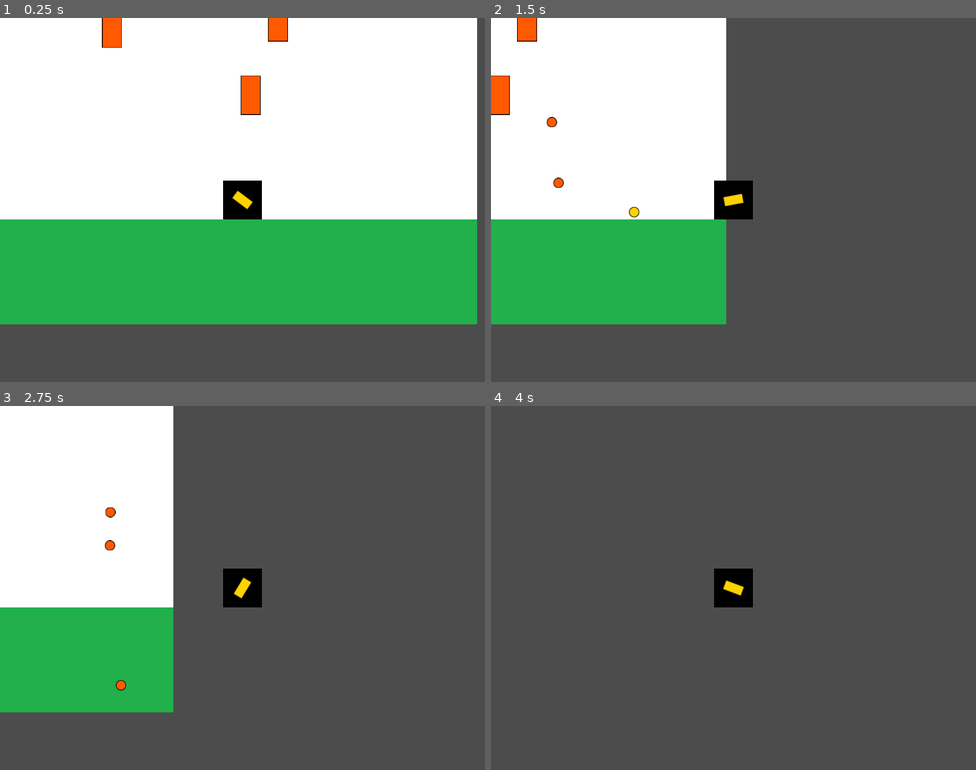
Above: before the commit, frames 1-4 (two rows, left to right).
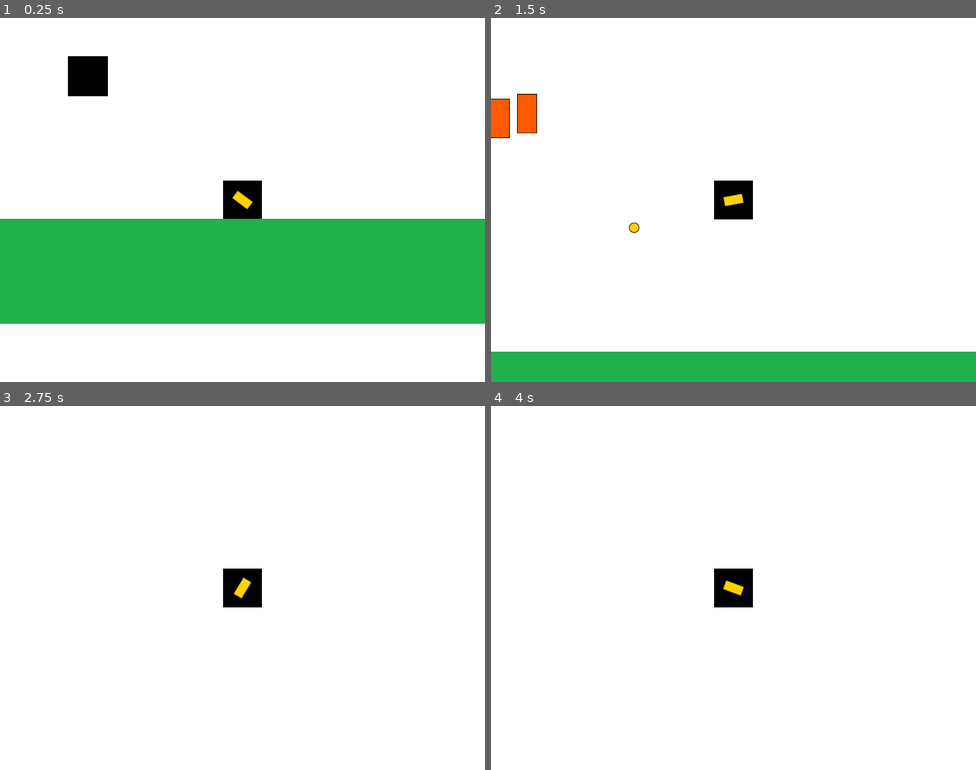
Above: after the commit, the same moments.

Repository: NahuelIglesias/Videojuegos-Desafio3
Game: Godot game, scene res://Main.tscn
Same seed, same stepped clock (60 frames per second), same inputs: the game is played once before the commit and once after it.
Inputs (mouse positions are in pixels of both pictures, inside the frame that each line leads up to):
- Up to frame 1 (0.25 s): no input
- Up to frame 2 (1.5 s): tap Enter at 0.5 s; move the mouse to (840, 181) at 0.52 s; hold D (move_right) 0.53-1.28 s; tap W (jump, bound only after the commit) at 0.6, 0.77, 1.07 s; move the mouse to (636, 218) at 1.27 s; hold A (move_left) from 1.28 s (still down); click (636, 218) at 1.35 s
- Up to frame 3 (2.75 s): tap W (jump, bound only after the commit) at 1.52, 1.55, 1.82, 2.1 s; move the mouse to (291, 507) at 2.02 s; release A (move_left) at 2.03 s; hold D (move_right) from 2.03 s (still down)
- Up to frame 4 (4 s): move the mouse to (709, 660) at 2.77 s; click (709, 660) at 2.85 s; tap W (jump, bound only after the commit) at 3.02, 3.05, 3.32, 3.6, 3.77 s; tap Space at 3.5 s; move the mouse to (879, 642) at 3.52 s; release D (move_right) at 3.53 s; hold A (move_left) from 3.53 s (still down)

The runs differ from the first frame. In frame 1, 19% of the frame differs, in the area x 0-100%, y 0-100%; in frame 2, 74%; in frame 3, 79%; in frame 4, 99%.

Commit message:
3rd challenge solution

Diff:
--- a/Desafio3/desafio3/Main.gd
+++ b/Desafio3/desafio3/Main.gd
@@ -6,4 +6,3 @@
 func _ready():
 	randomize()
 	player.initialize(self)
-	turret_spawner.initialize(player)
--- a/Desafio3/desafio3/Main.tscn
+++ b/Desafio3/desafio3/Main.tscn
@@ -1,23 +1,27 @@
-[gd_scene load_steps=7 format=2]
+[gd_scene load_steps=9 format=2]
 
 [ext_resource path="res://entities/player/Player.tscn" type="PackedScene" id=1]
 [ext_resource path="res://assets/textures/background.png" type="Texture" id=2]
 [ext_resource path="res://Main.gd" type="Script" id=3]
 [ext_resource path="res://entities/enemies/Turret.tscn" type="PackedScene" id=4]
 [ext_resource path="res://entities/enemies/TurretsSpawner.gd" type="Script" id=5]
-[ext_resource path="res://assets/textures/floor.png" type="Texture" id=6]
+[ext_resource path="res://entities/world/Floor.tscn" type="PackedScene" id=6]
+[ext_resource path="res://assets/textures/player.png" type="Texture" id=7]
+
+[sub_resource type="RectangleShape2D" id=1]
+extents = Vector2( 33, 33 )
 
 [node name="Main" type="Node"]
 script = ExtResource( 3 )
 
-[node name="Background" type="TextureRect" parent="."]
+[node name="CanvasLayer" type="CanvasLayer" parent="."]
+layer = -1
+
+[node name="Background" type="TextureRect" parent="CanvasLayer"]
 anchor_right = 1.0
 anchor_bottom = 1.0
 texture = ExtResource( 2 )
 expand = true
-__meta__ = {
-"_edit_use_anchors_": false
-}
 
 [node name="Player" parent="." instance=ExtResource( 1 )]
 position = Vector2( 413.003, 395.272 )
@@ -25,11 +29,22 @@
 [node name="Camera2D" type="Camera2D" parent="Player"]
 current = true
 
-[node name="Floor" type="Sprite" parent="."]
-position = Vector2( 400, 513.5 )
-scale = Vector2( 12.1212, 2.62121 )
-texture = ExtResource( 6 )
+[node name="Floor" parent="." instance=ExtResource( 6 )]
+
+[node name="Floor2" parent="." instance=ExtResource( 6 )]
+position = Vector2( 1200, 513 )
 
 [node name="TurretsSpawner" type="Node" parent="."]
 script = ExtResource( 5 )
 turret_scene = ExtResource( 4 )
+
+[node name="Cube" type="RigidBody2D" parent="."]
+
+[node name="Sprite" type="Sprite" parent="Cube"]
+position = Vector2( 158, 189 )
+scale = Vector2( 1.03125, 1.03125 )
+texture = ExtResource( 7 )
+
+[node name="CollisionShape2D" type="CollisionShape2D" parent="Cube"]
+position = Vector2( 158, 189 )
+shape = SubResource( 1 )
--- a/Desafio3/desafio3/entities/enemies/Turret.gd
+++ b/Desafio3/desafio3/entities/enemies/Turret.gd
@@ -5,17 +5,29 @@
 
 export (PackedScene) var projectile_scene
 
-var player
+var target:Node2D
 var projectile_container
 
-func initialize(container, turret_pos, player, projectile_container):
+func _ready():
+	fire_timer.connect("timeout", self, "fire_at_player")
+
+func initialize(container, turret_pos, projectile_container):
 	container.add_child(self)
 	global_position = turret_pos
-	self.player = player
 	self.projectile_container = projectile_container
-	fire_timer.connect("timeout", self, "fire_at_player")
-	fire_timer.start()
 
 func fire_at_player():
 	var proj_instance = projectile_scene.instance()
-	proj_instance.initialize(projectile_container, fire_position.global_position, fire_position.global_position.direction_to(player.global_position))
+	proj_instance.initialize(projectile_container, fire_position.global_position, fire_position.global_position.direction_to(target.global_position))
+
+
+func _on_DetectionArea_body_entered(body):
+	if target == null:
+		target = body
+		fire_timer.start()
+
+
+func _on_DetectionArea_body_exited(body):
+	if body == target:
+		target = null
+		fire_timer.stop()
--- a/Desafio3/desafio3/entities/enemies/Turret.tscn
+++ b/Desafio3/desafio3/entities/enemies/Turret.tscn
@@ -1,8 +1,11 @@
-[gd_scene load_steps=4 format=2]
+[gd_scene load_steps=5 format=2]
 
 [ext_resource path="res://assets/textures/turret.png" type="Texture" id=1]
 [ext_resource path="res://entities/enemies/Turret.gd" type="Script" id=2]
 [ext_resource path="res://entities/enemies/TurretProjectile.tscn" type="PackedScene" id=3]
+
+[sub_resource type="CircleShape2D" id=1]
+radius = 205.0
 
 [node name="Turret" type="Sprite"]
 texture = ExtResource( 1 )
@@ -13,3 +16,13 @@
 
 [node name="FirePosition" type="Position2D" parent="."]
 position = Vector2( 0, -30.0339 )
+
+[node name="DetectionArea" type="Area2D" parent="."]
+collision_layer = 0
+collision_mask = 2
+
+[node name="CollisionShape2D" type="CollisionShape2D" parent="DetectionArea"]
+shape = SubResource( 1 )
+
+[connection signal="body_entered" from="DetectionArea" to="." method="_on_DetectionArea_body_entered"]
+[connection signal="body_exited" from="DetectionArea" to="." method="_on_DetectionArea_body_exited"]
--- a/Desafio3/desafio3/entities/enemies/TurretsSpawner.gd
+++ b/Desafio3/desafio3/entities/enemies/TurretsSpawner.gd
@@ -2,11 +2,14 @@
 
 export (PackedScene) var turret_scene
 
-func initialize(player):
+func _ready():
+	call_deferred("initialize")
+
+func initialize():
 	var visible_rect:Rect2 = get_viewport().get_visible_rect()
 	for i in 3:
 		var turret_instance = turret_scene.instance()
 
-		var turret_pos:Vector2 = Vector2(rand_range(visible_rect.position.x, visible_rect.end.x), rand_range(visible_rect.position.y + 30, player.global_position.y - 50))
+		var turret_pos:Vector2 = Vector2(rand_range(visible_rect.position.x, visible_rect.end.x), rand_range(visible_rect.position.y + 30, 50))
 
-		turret_instance.initialize(self, turret_pos, player, self)
+		turret_instance.initialize(self, turret_pos, self)
--- a/Desafio3/desafio3/entities/player/Player.gd
+++ b/Desafio3/desafio3/entities/player/Player.gd
@@ -1,10 +1,13 @@
-extends Sprite
+extends KinematicBody2D
+class_name Player
 
 onready var cannon = $Cannon
 
 export (float) var ACCELERATION:float = 20.0
 export (float) var H_SPEED_LIMIT:float = 600.0
 export (float) var FRICTION_WEIGHT:float = 0.1
+export (float) var JUMP_SPEED:float = -300
+export (float) var GRAVITY:float = 5
 
 var velocity:Vector2 = Vector2.ZERO
 var projectile_container
@@ -13,8 +16,7 @@
 	self.projectile_container = projectile_container
 	cannon.projectile_container = projectile_container
 
-func _physics_process(delta):
-
+func _get_input():
 	# Cannon rotation
 	var mouse_position:Vector2 = get_global_mouse_position()
 	cannon.look_at(mouse_position)
@@ -34,4 +36,12 @@
 	else:
 		velocity.x = lerp(velocity.x, 0, FRICTION_WEIGHT) if abs(velocity.x) > 1 else 0
 
-	position += velocity * delta
+	if (Input.is_action_just_pressed("jump")):
+		velocity.y = JUMP_SPEED
+
+func _physics_process(delta):
+	_get_input()
+
+	velocity.y += GRAVITY
+	move_and_slide(velocity, Vector2.UP)
+	#position += velocity * delta
--- a/Desafio3/desafio3/entities/player/Player.tscn
+++ b/Desafio3/desafio3/entities/player/Player.tscn
@@ -6,10 +6,17 @@
 [ext_resource path="res://entities/player/Cannon.gd" type="Script" id=4]
 [ext_resource path="res://entities/player/PlayerProjectile.tscn" type="PackedScene" id=5]
 
-[node name="Player" type="Sprite"]
+[sub_resource type="CapsuleShape2D" id=1]
+radius = 32.0635
+height = 0.0
+
+[node name="Player" type="KinematicBody2D"]
 position = Vector2( -0.0635071, 0.165405 )
+collision_layer = 2
+script = ExtResource( 1 )
+
+[node name="Sprite" type="Sprite" parent="."]
 texture = ExtResource( 2 )
-script = ExtResource( 1 )
 
 [node name="Cannon" type="Sprite" parent="."]
 texture = ExtResource( 3 )
@@ -18,3 +25,6 @@
 
 [node name="CannonTip" type="Position2D" parent="Cannon"]
 position = Vector2( 15, 0 )
+
+[node name="CollisionShape2D" type="CollisionShape2D" parent="."]
+shape = SubResource( 1 )
--- /dev/null
+++ b/Desafio3/desafio3/entities/world/Floor.tscn
@@ -0,0 +1,17 @@
+[gd_scene load_steps=3 format=2]
+
+[ext_resource path="res://assets/textures/floor.png" type="Texture" id=1]
+
+[sub_resource type="RectangleShape2D" id=1]
+extents = Vector2( 32.9175, 32.4278 )
+
+[node name="Floor" type="StaticBody2D"]
+position = Vector2( 400, 513.5 )
+scale = Vector2( 12.1212, 2.62121 )
+
+[node name="FloorSprite" type="Sprite" parent="."]
+texture = ExtResource( 1 )
+
+[node name="CollisionShape2D" type="CollisionShape2D" parent="."]
+position = Vector2( -0.0825005, -0.19075 )
+shape = SubResource( 1 )
--- a/Desafio3/desafio3/project.godot
+++ b/Desafio3/desafio3/project.godot
@@ -8,8 +8,14 @@
 
 config_version=4
 
-_global_script_classes=[  ]
+_global_script_classes=[ {
+"base": "KinematicBody2D",
+"class": "Player",
+"language": "GDScript",
+"path": "res://entities/player/Player.gd"
+} ]
 _global_script_class_icons={
+"Player": ""
 }
 
 [application]
@@ -43,6 +49,12 @@
 "events": [ Object(InputEventMouseButton,"resource_local_to_scene":false,"resource_name":"","device":0,"alt":false,"shi …(212 unchanged characters)…
  ]
 }
+jump={
+"deadzone": 0.5,
+"events": [ Object(InputEventKey,"resource_local_to_scene":false,"resource_name":"","device":0,"alt":false,"shift":false,"control":false,"meta":false,"command":false,"pressed":false,"scancode":87,"physical_scancode":0,"unicode":0,"echo":false,"script":null)
+, Object(InputEventKey,"resource_local_to_scene":false,"resource_name":"","device":0,"alt":false,"shift":false,"control":false,"meta":false,"command":false,"pressed":false,"scancode":16777232,"physical_scancode":0,"unicode":0,"echo":false,"script":null)
+ ]
+}
 
 [rendering]
 
Not shown: 1 places in Desafio3/desafio3/entities/player/Player.tscn that only renumber resources
